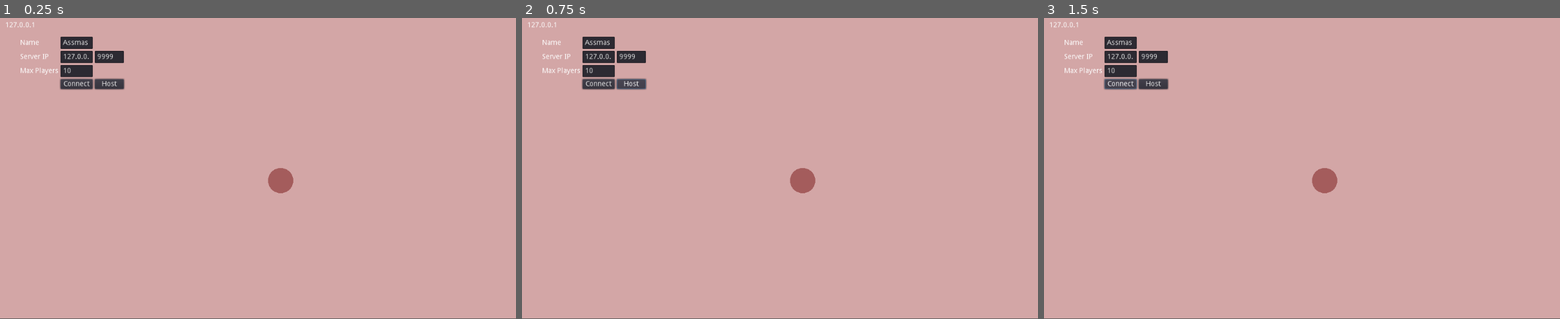
Above: before the commit, frames 1-3 (left to right).
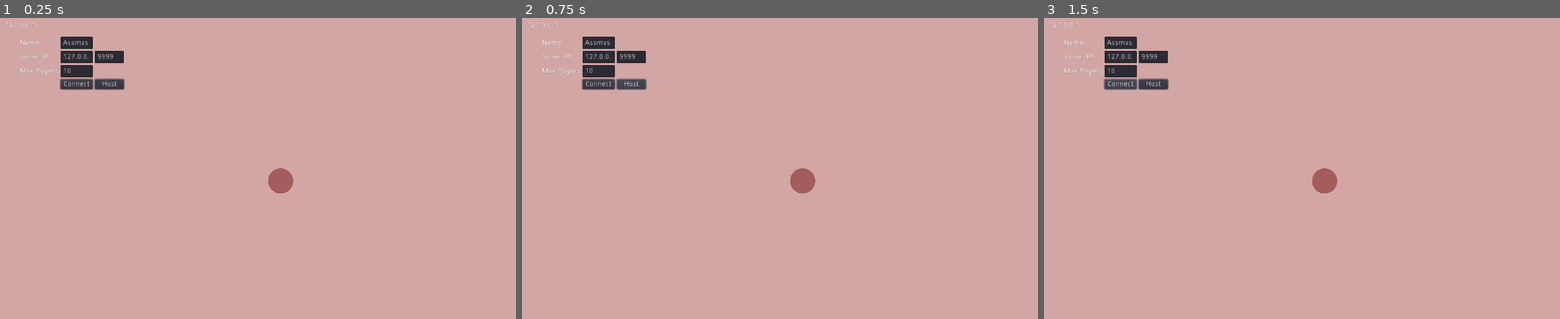
Above: after the commit, the same moments.

Repository: vixus0/ballsparty
Game: Godot game, scene res://root.tscn
The game is run twice, just before and just after one commit, with the same random seed, the same clock (stepped at 60 frames per second) and the same inputs.
Inputs:
- Up to frame 1 (0.25 s): no input
- Up to frame 2 (0.75 s): click "Host" at 0.5 s
- Up to frame 3 (1.5 s): click "Connect" at 1.25 s
In our replay, the window is 800x468 before the commit and 800x469 after it. These sizes can differ from the game's own. Grey fills any space a smaller window leaves; there, only what the larger window draws over its background counts as a difference.

The runs differ from the first frame. In frame 1, 0.3% of the frame differs, in the area x 1-57%, y 1-59%; in frame 2, 0.3%; in frame 3, 0.3%.
Error before the commit: Invalid get index '0' (on base: 'Array'). (res://root.gd:17)
Error after the commit: Invalid get index '0' (on base: 'Array'). (res://root.gd:22)

Commit message:
moving balls

Diff:
--- a/ball.gd
+++ b/ball.gd
@@ -7,6 +7,7 @@
 
 var waypoint = Vector2()
 var player_name = "None"
+var current_player = false
 
 
 # Called when the node enters the scene tree for the first time.
@@ -20,5 +21,9 @@
 		self.set_global_position(self.get_global_position() - dp * 5 * delta)
 
 func _input(event):
-	if (event is InputEventMouseButton and event.button_index == BUTTON_LEFT):
+	if current_player and (event is InputEventMouseButton and event.button_index == BUTTON_LEFT):
 		self.waypoint = get_global_mouse_position()
+
+func set_current():
+	current_player = true
+	get_node("cam").current = true
--- a/ball.tscn
+++ b/ball.tscn
@@ -18,7 +18,6 @@
 mesh = SubResource( 2 )
 
 [node name="cam" type="Camera2D" parent="."]
-current = true
 limit_left = 0
 limit_top = 0
 limit_smoothed = true
--- a/lobby.gd
+++ /dev/null
@@ -1 +0,0 @@
-extends Node
--- a/project.godot
+++ b/project.godot
@@ -21,7 +21,7 @@
 
 [display]
 
-window/stretch/mode="viewport"
+window/stretch/mode="2d"
 window/stretch/aspect="keep_width"
 
 [rendering]
--- a/root.gd
+++ b/root.gd
@@ -1,18 +1,23 @@
 extends Node2D
 
 const BALL = preload("res://ball.tscn")
+const PERIOD = 0.5
 
 var my_ip
 var menu
 var peer
+var server = false
 var connected = false
 var me
+var tick = 0
 
 # Player info, associate ID to data
 var player_info = {}
+var waypoints = {}
 
 # Called when the node enters the scene tree for the first time.
 func _ready():
+	me = BALL.instance()
 	peer = NetworkedMultiplayerENet.new()
 	my_ip = IP.get_local_addresses()[0]
 	menu = get_node("static/menu/grid")
@@ -46,8 +51,8 @@
 	get_tree().paused = true
 
 func _create_player(host_name):
-	me = BALL.instance()
 	me.player_name = host_name
+	me.set_current()
 	add_child(me)
 
 func _on_btn_connect_pressed():
@@ -66,6 +71,7 @@
 	peer.create_server(server_port, max_players)
 	get_tree().set_network_peer(peer)
 	_connected_ok()
+	server = true
 
 func _player_connected(id):
 	# Called on both clients and server when a peer connects. Send my info to it.
@@ -77,6 +83,16 @@
 	player_info.erase(id) # Erase player from info.
 	print("disconnected ", id)
 
+func _process(delta):
+	tick += delta
+	if tick > PERIOD:
+		tick = 0
+		if server:
+			for id in player_info.keys():
+				rpc_id(id, "update_all_wp", waypoints)
+		else:
+			rpc_id(1, "update_wp", me.waypoint)
+
 remote func register_player(info):
 	# Get the id of the RPC sender.
 	var id = get_tree().get_rpc_sender_id()
@@ -84,5 +100,18 @@
 	var ball = BALL.instance()
 	ball.player_name = info.name
 	ball.set_global_position(info.pos)
+	ball.name = "player-" + str(id)
 	player_info[id] = ball
+	add_child(ball)
 	print("register ", id, info)
+
+remote func update_wp(pos):
+	var id = get_tree().get_rpc_sender_id()
+	player_info[id].waypoint = pos
+	waypoints[id] = pos
+	print(id)
+
+remote func update_all_wp(wps):
+	for id in wps.keys():
+		if player_info.has(id):
+			player_info[id].waypoint = wps[id]
--- a/root.tscn
+++ b/root.tscn
@@ -1,8 +1,7 @@
-[gd_scene load_steps=6 format=2]
+[gd_scene load_steps=5 format=2]
 
 [ext_resource path="res://cleves.ogg" type="AudioStream" id=2]
 [ext_resource path="res://root.gd" type="Script" id=3]
-[ext_resource path="res://lobby.gd" type="Script" id=4]
 
 [sub_resource type="SpatialMaterial" id=1]
 albedo_color = Color( 0.141176, 0.207843, 0.411765, 1 )
@@ -28,7 +27,6 @@
 max_distance = 500.0
 
 [node name="lobby" type="Node" parent="."]
-script = ExtResource( 4 )
 
 [node name="static" type="CanvasLayer" parent="."]
 
